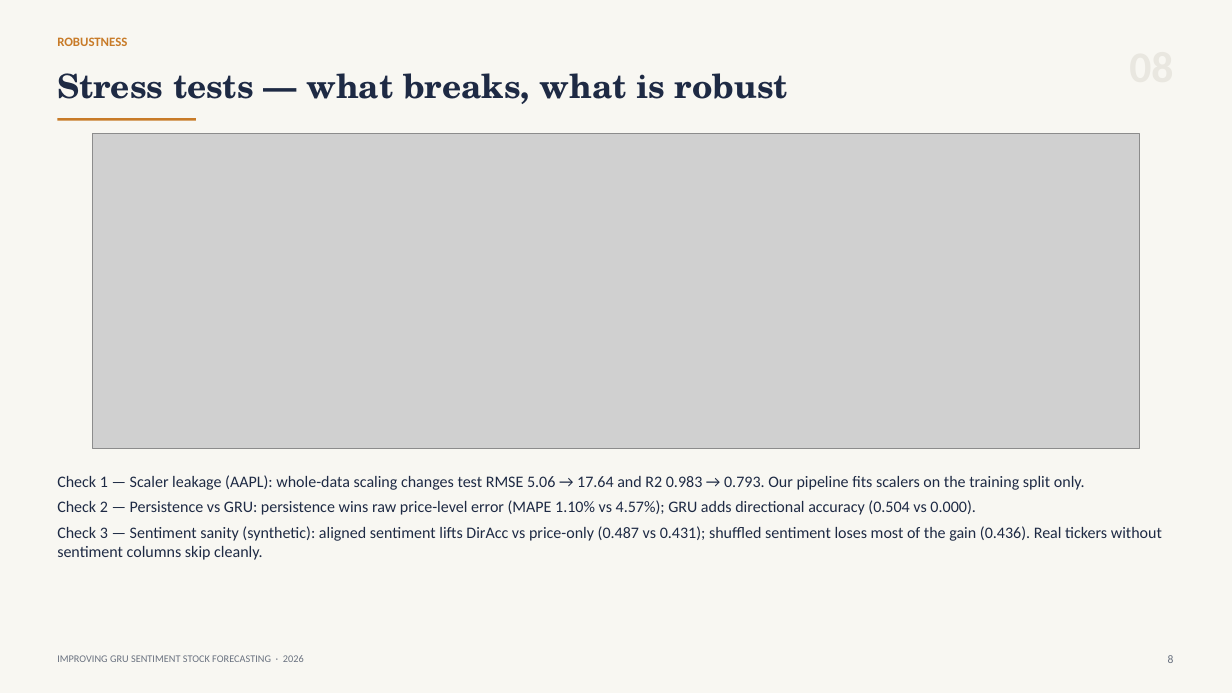
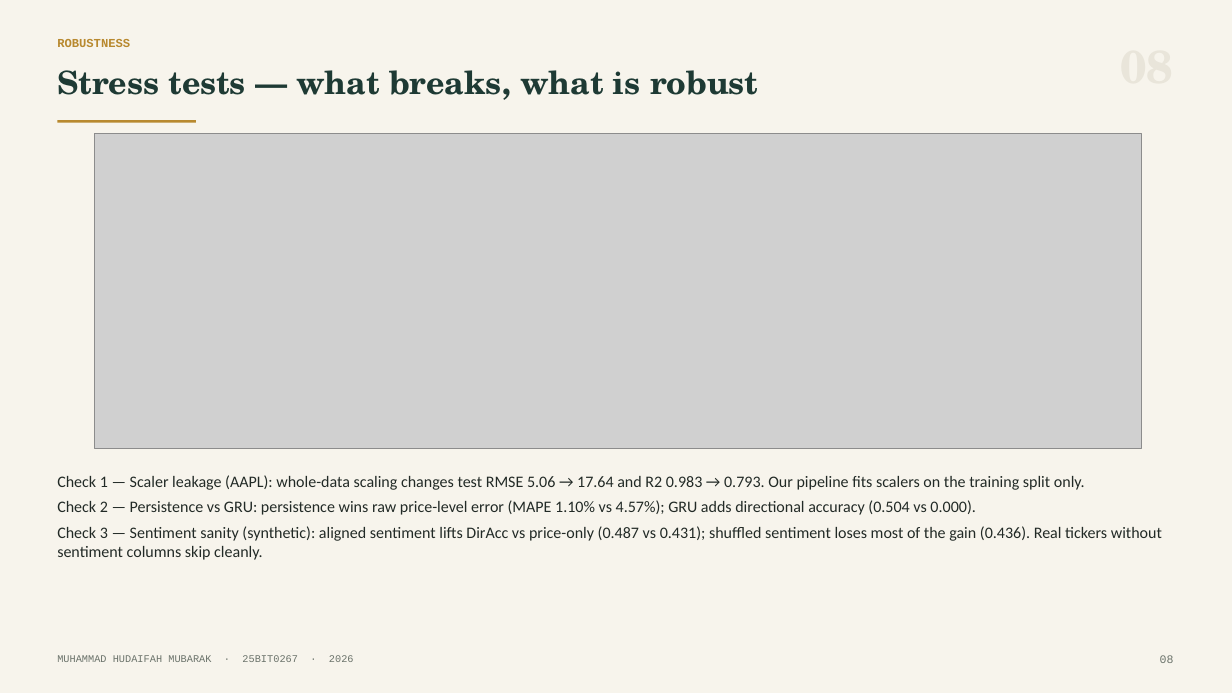
Before and after one commit to hudaifahwins/improving-gru-sentiment-stock-forecasting-padmakumari-maam, a slide deck: slide 9 of PROJECT_PRESENTATION.pptx. Drawn at 1232x693 pixels with LibreOffice and Linux fonts; fonts in the diff are those of the drawing; grey boxes stand for pictures. Boxes give left, top, right and bottom in pixels: in the first picture for what was removed or moved away, otherwise in the second. Text is boxed around its words. In the diff, an @@ line names an element or a change of style, - is before the commit and + after.

Commit message:
design: unify pine/brass palette across deck and report; verified zero-overlap deck

```diff
--- a/PROJECT_PRESENTATION.pptx
+++ b/PROJECT_PRESENTATION.pptx
@@ rectangle at box(0, 0, 1232, 693): fill #F8F7F2 to #F7F4EC @@
@@ text "ROBUSTNESS" at box(57, 39, 130, 47): size 10 to 9.5 pt, font Calibri to Courier New, text colour #C87B28 to #B8892F @@
@@ text "Stress tests — what breaks, ..." at box(57, 70, 758, 100): size 26 to 25 pt, text colour #1E2A44 to #1E3A34 @@
@@ rectangle at box(57, 120, 196, 123): fill #C87B28 to #B8892F @@
@@ text "Check 1 — Scaler leakage ..." at box(57, 475, 1162, 560): text colour #1E2A44 to #222A26 @@
@@ text at box(57, 655, 354, 662): text changed; font Calibri to Courier New; text colour #6A7280 to #6B736B @@
-IMPROVING GRU SENTIMENT STOCK FORECASTING · 2026
+MUHAMMAD HUDAIFAH MUBARAK · 25BIT0267 · 2026
@@ text at box(1160, 655, 1174, 663): text changed; font Calibri to Courier New; text colour #6A7280 to #6B736B @@
-8
+08
```
Also in this commit, not shown: 11 other slides changed, 1 other file.
